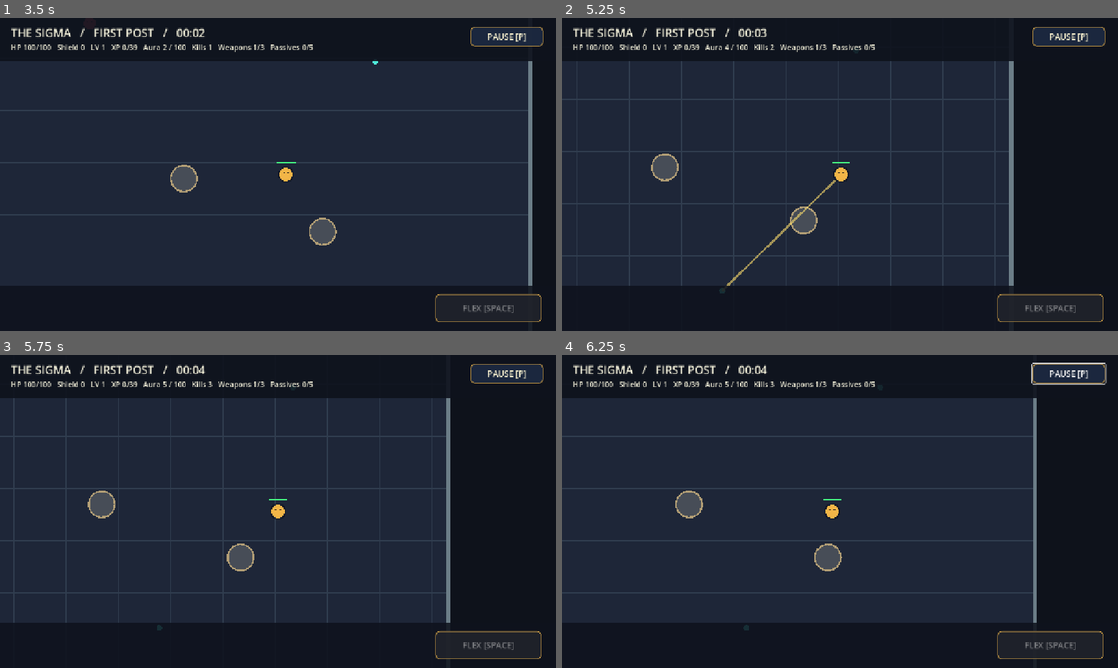
Above: before the commit, frames 1-4 (two rows, left to right).
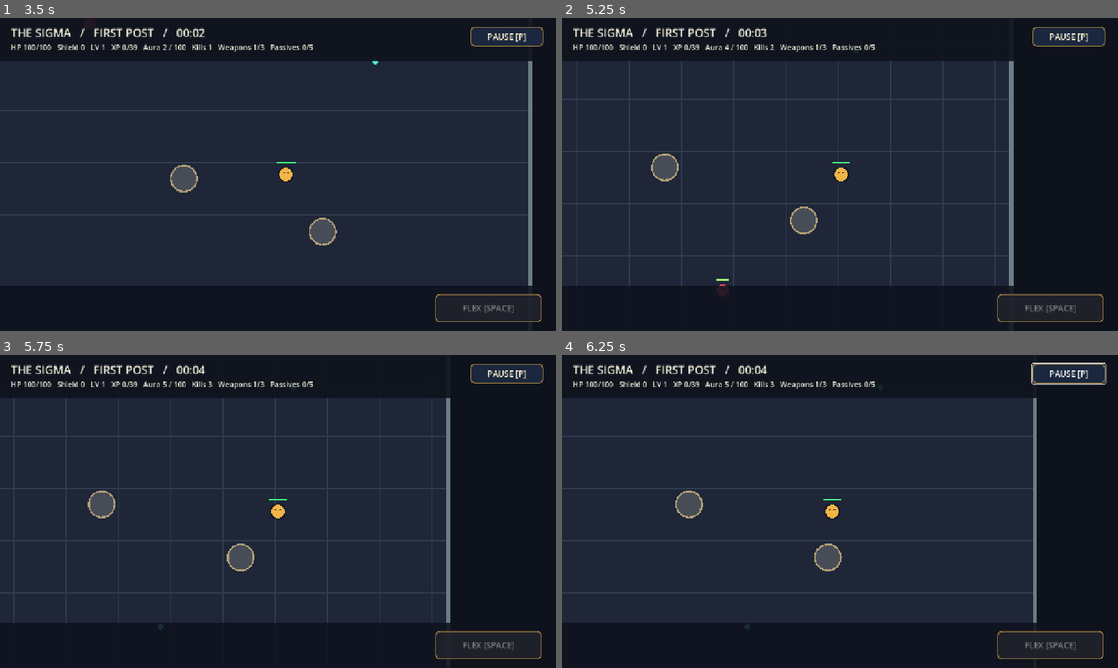
Above: after the commit, the same moments.

Repository: pedro-ai-coder/aura-farmer-godot
Game: Godot game, scene res://scenes/main.tscn
Two runs of this game, one before a commit and one after it. Both use one fixed random seed, a clock stepped at 60 frames per second and the inputs below.
Inputs (mouse positions are in pixels of both pictures, inside the frame that each line leads up to):
- Up to frame 1 (3.5 s): click "1 THE SIGMA · Sigma Stare" at 0.5 s; click "PAUSE [P]" at 1.25 s; click "RESUME [P]" at 2 s; move the mouse to (400, 158) at 2.77 s; hold Right (ui_right) from 2.78 s (still down); tap 1 at 2.85 s; click (400, 158) at 2.92 s; tap 5 at 3.05 s
- Up to frame 2 (5.25 s): release Right (ui_right) at 3.5 s; drag from (728, 190) to (812, 237) at 3.52 s; move the mouse to (895, 105) at 4.27 s; hold Right (ui_right) 4.28-5 s; tap 3 at 4.35 s; tap 1 at 4.55 s; drag from (812, 237) to (673, 127) at 5.02 s
- Up to frame 3 (5.75 s): no input
- Up to frame 4 (6.25 s): move the mouse to (1006, 558) at 5.77 s; hold Left (ui_left) from 5.78 s (still down); tap 5 at 5.85 s; tap 3 at 6.05 s

Frame 1 is identical in both runs. In frame 2, 0.2% of the frame differs, in the area x 27-50%, y 51-90%; in frame 3, less than 0.1%; in frame 4, less than 0.1%.

Commit message:
feat(upgrades): enforce rarity and role legality with explicit replacement

Diff:
--- a/scripts/solo_run.gd
+++ b/scripts/solo_run.gd
@@ -1,6 +1,7 @@
 extends Node2D
 
 const ApprovedVisualsScript = preload("res://scripts/approved_visuals.gd")
+const SoloOfferRulesScript = preload("res://scripts/solo_offer_rules.gd")
 ## Initial GDD-grounded playable solo slice.
 ## Procedural debug visuals and simplified enemy patterns are NOT final approved art or combat parity.
 
@@ -68,6 +69,8 @@
 var attack_target := Vector2.ZERO
 var pending_choices := 0
 var selection: Array[Dictionary] = []
+var replace_card: Dictionary = {}
+var replace_options: Array[Dictionary] = []
 var weapons: Array[Dictionary] = []
 var passives: Array[Dictionary] = []
 var enemies: Array[Dictionary] = []
@@ -140,6 +143,10 @@
         var offer_b = _make_button("", Vector2(325, 288 + 82 * i), Vector2(630, 68))
         offer_b.pressed.connect(pick_upgrade.bind(i))
         offer_buttons.append(offer_b)
+    for extra in range(3, 5):
+        var extra_offer = _make_button("", Vector2(325, 288 + 82 * extra), Vector2(630, 68))
+        extra_offer.pressed.connect(pick_upgrade.bind(extra))
+        offer_buttons.append(extra_offer)
     flex_button = _make_button("FLEX [SPACE]", Vector2(1002, 635), Vector2(245, 65))
     flex_button.pressed.connect(_use_flex)
     pause_button = _make_button("PAUSE [P]", Vector2(1083, 20), Vector2(168, 46))
@@ -186,14 +193,17 @@
 func _show_ui() -> void:
     hud_top.visible = mode != "menu"
     hud_bottom.visible = mode == "playing" or mode == "paused"
-    modal_dim.visible = mode == "choice" or mode == "paused" or mode == "lost" or mode == "won"
+    modal_dim.visible = mode == "choice" or mode == "replace" or mode == "paused" or mode == "lost" or mode == "won"
     for i in range(3):
         hero_portraits[i].visible = mode == "menu"
         menu_buttons[i].visible = mode == "menu"
         menu_buttons[i].text = "%d   %s   ·   %s" % [i + 1, HEROES[i]["name"], HEROES[i]["flex"]]
-        offer_buttons[i].visible = mode == "choice"
+    for i in range(offer_buttons.size()):
+        offer_buttons[i].visible = (mode == "choice" and i < selection.size()) or (mode == "replace" and i < replace_options.size())
         if mode == "choice" and i < selection.size():
             offer_buttons[i].text = "%d   %s" % [i + 1, selection[i]["label"]]
+        elif mode == "replace" and i < replace_options.size():
+            offer_buttons[i].text = "%d   REPLACE %s" % [i + 1, replace_options[i]["label"]]
     flex_button.visible = mode == "playing"
     pause_button.visible = mode == "playing" or mode == "paused"
     pause_button.text = "RESUME [P]" if mode == "paused" else "PAUSE [P]"
@@ -219,6 +229,8 @@
     flex_button.disabled = aura < 100.0 or flex_lock > 0.0
     if mode == "choice":
         notice.text = "LEVEL %d — CHOOSE AN UPGRADE" % level
+    elif mode == "replace":
+        notice.text = "CHOOSE AN EQUIPPED ITEM TO REPLACE"
     elif mode == "paused":
         notice.text = "PAUSED"
     elif mode == "lost":
@@ -254,6 +266,8 @@
     spawn_timer = 0.7
     hurt_timer = 0.0
     pending_choices = 0
+    replace_card.clear()
+    replace_options.clear()
     weapons = [{"id": hero["starter"], "level": 1, "rarity": "common", "timer": 0.0}]
     passives.clear()
     enemies.clear()
@@ -407,7 +421,7 @@
             weapon["timer"] = 0.10
             continue
         var frequency := minf(1.0, 0.05 * float(_passive_level("terminally-online")))
-        weapon["timer"] = maxf(0.20, float(config["interval"]) * pow(0.95, int(weapon["level"])) / (1.0 + frequency))
+        weapon["timer"] = maxf(0.20, float(config["interval"]) * pow(0.95, int(weapon["level"]) - 1) / (1.0 + frequency))
         var power := float(hero["power"]) * float(config["power"])
         power *= float(RARITY_POWER[weapon["rarity"]]) * (1.0 + 0.15 * (int(weapon["level"]) - 1))
         power *= 1.0 + 0.01 * (level - 1) + 0.06 * float(_passive_level("main-character"))
@@ -496,65 +510,83 @@
     if pending_choices <= 0 or mode != "playing":
         return
     selection.clear()
-    var pool: Array[Dictionary] = []
-    for id in WEAPONS.keys():
-        if WEAPONS[id]["role"] != hero["role"]:
-            continue
-        var already := false
-        for weapon: Dictionary in weapons:
-            if weapon["id"] == id:
-                already = true
-        if not already and weapons.size() < 3:
-            pool.append({"type": "weapon", "id": id, "label": "Equip " + str(WEAPONS[id]["name"])})
-    for weapon: Dictionary in weapons:
-        if int(weapon["level"]) < int(CAP_LEVELS[weapon["rarity"]]):
-            pool.append({"type": "upgrade_weapon", "id": weapon["id"], "label": "Upgrade " + str(WEAPONS[weapon["id"]]["name"])})
-    for id: String in PASSIVES:
-        var existing := false
-        for passive: Dictionary in passives:
-            if passive["id"] == id:
-                existing = true
-                if int(passive["level"]) < int(CAP_LEVELS[passive["rarity"]]):
-                    pool.append({"type": "upgrade_passive", "id": id, "label": "Upgrade " + id.replace("-", " ").capitalize()})
-        if not existing and passives.size() < 5:
-            pool.append({"type": "passive", "id": id, "label": "Acquire " + id.replace("-", " ").capitalize()})
-    while selection.size() < 3:
-        if pool.is_empty():
-            selection.append({"type": "heal", "label": "Recover 8% maximum HP"})
-            continue
-        var idx := rng.randi_range(0, pool.size() - 1)
-        selection.append(pool[idx])
-        pool.remove_at(idx)
+    selection.append_array(SoloOfferRulesScript.choices(str(hero["role"]), wave, weapons, passives, WEAPONS, rng))
     mode = "choice"
     _show_ui()
 
-func pick_upgrade(index: int) -> void:
-    if mode != "choice" or index < 0 or index >= selection.size():
-        return
-    var card: Dictionary = selection[index]
-    if card["type"] == "weapon":
-        weapons.append({"id": card["id"], "level": 1, "rarity": "common", "timer": 0.0})
-    elif card["type"] == "upgrade_weapon":
-        for weapon: Dictionary in weapons:
-            if weapon["id"] == card["id"]:
-                weapon["level"] = mini(int(CAP_LEVELS[weapon["rarity"]]), int(weapon["level"]) + 1)
-    elif card["type"] == "passive":
-        passives.append({"id": card["id"], "level": 1, "rarity": "common"})
-        if card["id"] == "built-different":
-            max_hp *= 1.08
-    elif card["type"] == "upgrade_passive":
-        for passive: Dictionary in passives:
-            if passive["id"] == card["id"]:
-                passive["level"] = mini(int(CAP_LEVELS[passive["rarity"]]), int(passive["level"]) + 1)
-                if card["id"] == "built-different":
-                    max_hp *= 1.08
+func _replace_target(card: Dictionary) -> void:
+    replace_card = card.duplicate(true)
+    replace_options.clear()
+    var inventory: Array[Dictionary] = weapons if card["type"] == "weapon" else passives
+    for item: Dictionary in inventory:
+        var name: String = str(WEAPONS[item["id"]]["name"]) if card["type"] == "weapon" else str(SoloOfferRulesScript.PASSIVE_DATA[item["id"]]["name"])
+        replace_options.append({"id":item["id"], "label":name + " / " + str(item["rarity"]).to_upper() + " LV " + str(item["level"])})
+    mode = "replace"
+    _show_ui()
+
+func _apply_card(card: Dictionary, replace_id: String = "") -> void:
+    if card["type"] == "heal":
+        hp = minf(max_hp, hp + max_hp * 0.08)
     else:
-        hp = minf(max_hp, hp + max_hp * 0.08)
+        if not SoloOfferRulesScript.legal_item(str(card["id"]), str(card["rarity"]), int(card["level"]), str(hero["role"]), WEAPONS):
+            push_error("Refusing an illegal GDD item offer")
+            return
+        var kind: String = card["type"]
+        if kind == "weapon" and weapons.size() >= 3 and replace_id == "":
+            _replace_target(card)
+            return
+        if kind == "passive" and passives.size() >= 5 and replace_id == "":
+            _replace_target(card)
+            return
+        if kind == "weapon":
+            if replace_id != "":
+                for i in range(weapons.size()):
+                    if weapons[i]["id"] == replace_id:
+                        weapons.remove_at(i)
+                        break
+            weapons.append({"id": card["id"], "level":int(card["level"]), "rarity":card["rarity"], "timer":0.0})
+        elif kind == "passive":
+            if replace_id != "":
+                for i in range(passives.size()):
+                    if passives[i]["id"] == replace_id:
+                        passives.remove_at(i)
+                        break
+            passives.append({"id":card["id"], "level":int(card["level"]), "rarity":card["rarity"]})
+            if card["id"] == "built-different":
+                var additional_hp := max_hp * 0.08
+                max_hp += additional_hp
+                hp = minf(max_hp, hp + additional_hp)
+        elif kind == "upgrade_weapon" or kind == "promote_weapon":
+            for weapon: Dictionary in weapons:
+                if weapon["id"] == card["id"]:
+                    weapon["rarity"] = card["rarity"]
+                    weapon["level"] = int(card["level"])
+                    break
+        elif kind == "upgrade_passive":
+            for passive: Dictionary in passives:
+                if passive["id"] == card["id"]:
+                    passive["level"] = int(card["level"])
+                    if card["id"] == "built-different":
+                        var additional_hp := max_hp * 0.08
+                        max_hp += additional_hp
+                        hp = minf(max_hp, hp + additional_hp)
+                    break
     pending_choices -= 1
+    replace_card.clear()
+    replace_options.clear()
     mode = "playing"
     _show_ui()
     if pending_choices > 0:
         _open_choice()
+
+func pick_upgrade(index: int) -> void:
+    if mode == "replace":
+        if index >= 0 and index < replace_options.size() and not replace_card.is_empty():
+            _apply_card(replace_card, str(replace_options[index]["id"]))
+        return
+    if mode != "choice" or index < 0 or index >= selection.size():
+        return
+    _apply_card(selection[index])
 
 func _damage_nearby(radius: float, amount: float) -> void:
     for e: Dictionary in enemies.duplicate():
@@ -625,7 +657,7 @@
         _use_flex()
     if mode == "menu" and event.keycode >= KEY_1 and event.keycode <= KEY_3:
         start_run(event.keycode - KEY_1)
-    elif mode == "choice" and event.keycode >= KEY_1 and event.keycode <= KEY_3:
+    elif (mode == "choice" or mode == "replace") and event.keycode >= KEY_1 and event.keycode <= KEY_5:
         pick_upgrade(event.keycode - KEY_1)
 
 func _input(event: InputEvent) -> void:
